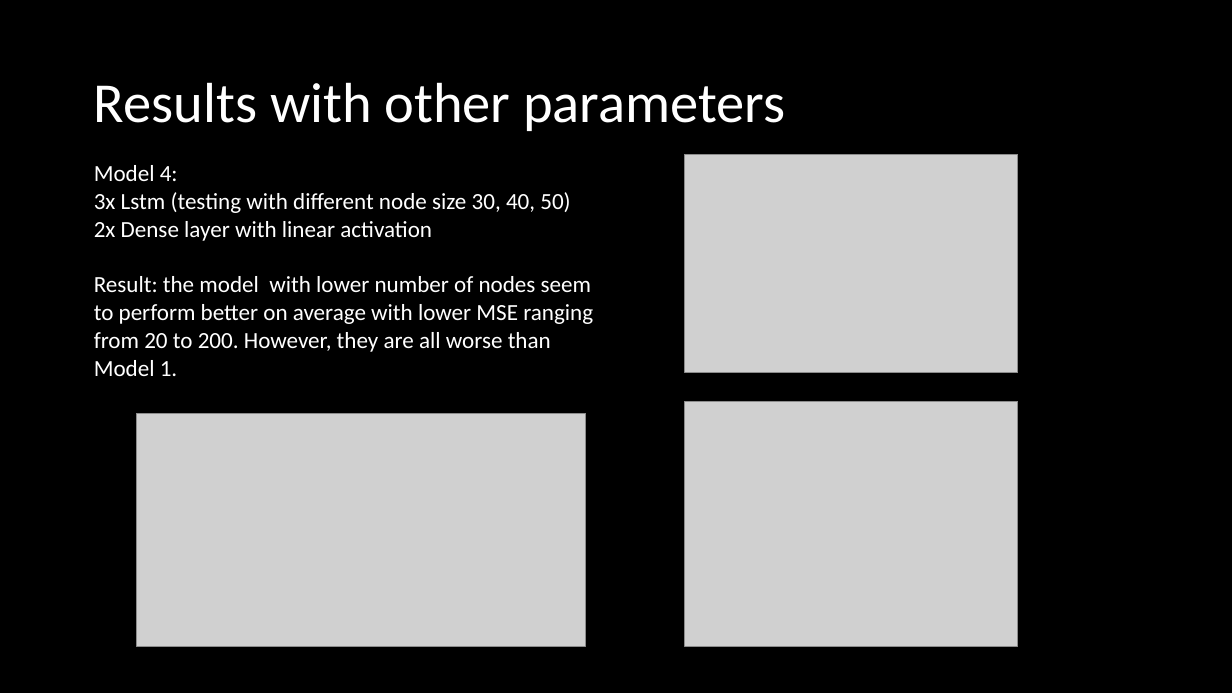
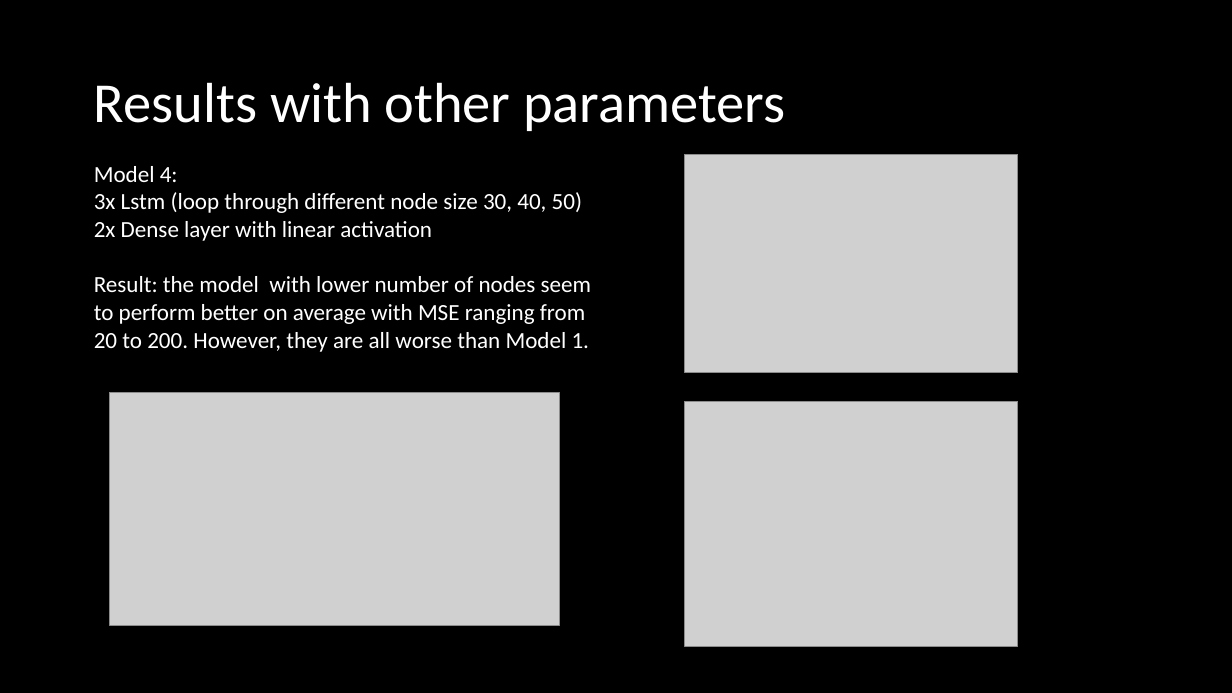
Before and after one commit to alexxlu/Project4, a slide deck: slide 8 of Stock Price prediction.pptx. Drawn at 1232x693 pixels with LibreOffice and Linux fonts; fonts in the diff are those of the drawing; grey boxes stand for pictures. Boxes give left, top, right and bottom in pixels: in the first picture for what was removed or moved away, otherwise in the second. Text is boxed around its words. In the diff, an @@ line names an element or a change of style, - is before the commit and + after.

```diff
--- a/Stock Price prediction.pptx
+++ b/Stock Price prediction.pptx
@@ text at (x1=94, y1=192, x2=582, y2=213): text changed @@
-3x Lstm (testing with different node size 30, 40, 50)
+3x Lstm (loop through different node size 30, 40, 50)
@@ text at (x1=94, y1=276, x2=591, y2=352): text changed @@
-Result: the model with lower number of nodes seem to perform better on average with lower MSE ranging from 20 to 200. However, they are all worse than Model 1.
+Result: the model with lower number of nodes seem to perform better on average with MSE ranging from 20 to 200. However, they are all worse than Model 1.
@@ picture moved from (x1=136, y1=413, x2=585, y2=646) to (x1=110, y1=393, x2=559, y2=626) @@
```
Also in this commit, not shown: 5 other slides changed, 1 slide added, 4 other files.
